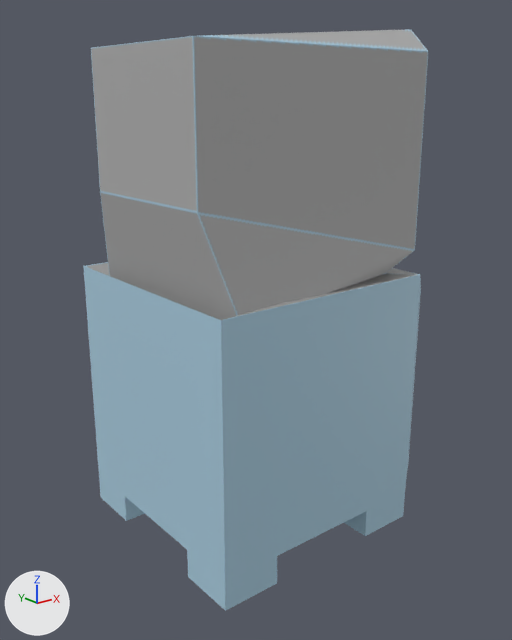
Renders of the FBX model Assets/Mesh/TVConsole.fbx from each side of a commit.
The view is the same before and after, from a 50 mm lens placed at (-3.56, -4.56, 2.37), pointed at (0.05, -0.05, 0.57). Every picture has the same lights, and +X, +Y and +Z are marked at lower left.

The scene before the commit, as lines of its bpy script (objects in view):
```python
me_cube = bpy.data.meshes.new('Cube')
me_cube.from_pydata(...)  # 110 vertices, 98 faces; spans x -1.0..1.2, y -1.0..1.0, z -1.25..2.85
me_cube.materials.append(mat_material)  # picture img_tvconsole_png
ob_cube = bpy.data.objects.new('Cube', me_cube)
ob_cube.location = (0.0, 0.0, 0.0)
```
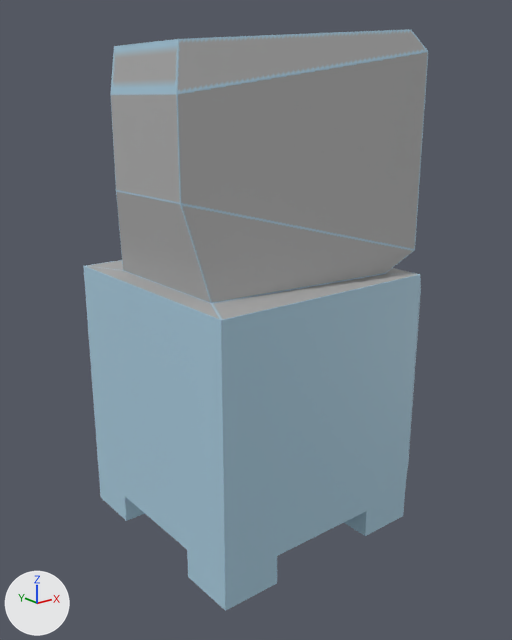
What changed in the scene script:
```text
Change me_cube:
    where me_cube.from_pydata(...)  # 110 vertices, 98 faces; spans x -1.0..1.2, y -1.0..1.0, z -1.25..2.85
    used by ob_cube; location = (0.0, 0.0, 0.0)
    me_cube part 1
    me_cube.vertices[9].co: (-0.78, -0.96, 0.85) -> (-0.82, -0.63, 1.0)  # not seen -> pixel (211, 303)
    me_cube.vertices[11].co: (-0.78, 0.96, 0.85) -> (-0.82, 0.63, 1.0)  # not seen -> pixel (123, 270)
    me_cube.vertices[13].co: (-0.95, -0.69, 1.65) -> (-0.93, -0.46, 1.68)  # pixel (197, 213) -> pixel (180, 203)
    me_cube.vertices[15].co: (-0.95, 0.69, 1.65) -> (-0.93, 0.46, 1.68)  # pixel (100, 192) -> pixel (116, 190)
    me_cube.vertices[17].co: (-0.95, -0.69, 2.73) -> (-0.93, -0.46, 2.4)  # pixel (193, 35) -> pixel (176, 93)
    me_cube.vertices[19].co: (-0.95, 0.69, 2.73) -> (-0.93, 0.46, 2.4)  # pixel (90, 47) -> pixel (110, 94)
    me_cube part 2: edges marked sharp go from 155 to 151
```

Pixel boxes [x1, y1, x2, y2] of what changed, in the pictures (512 x 640 px; the box of a moved part takes in the faces that stretch with it):
part 1 of me_cube, moved or reshaped
    both: [85, 29, 428, 320]
part 2 of me_cube, shading changed
    both: [83, 266, 421, 611]
